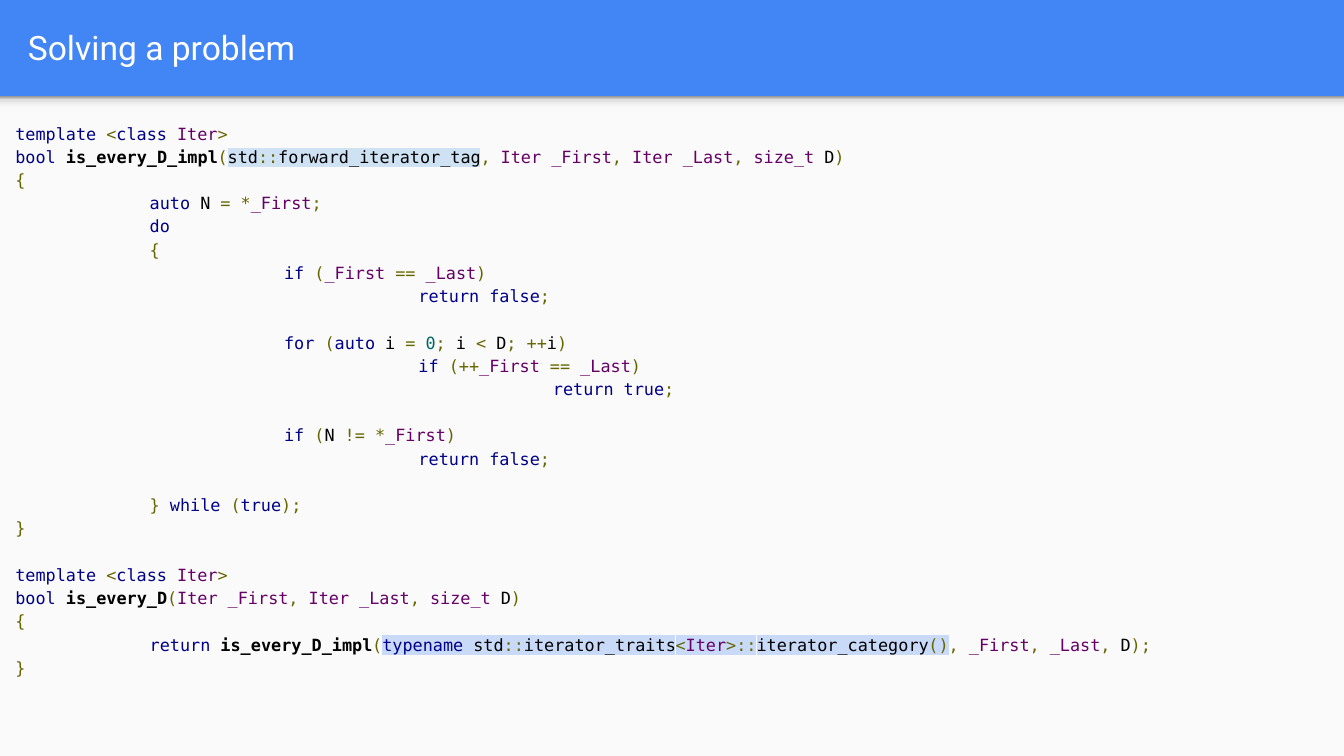
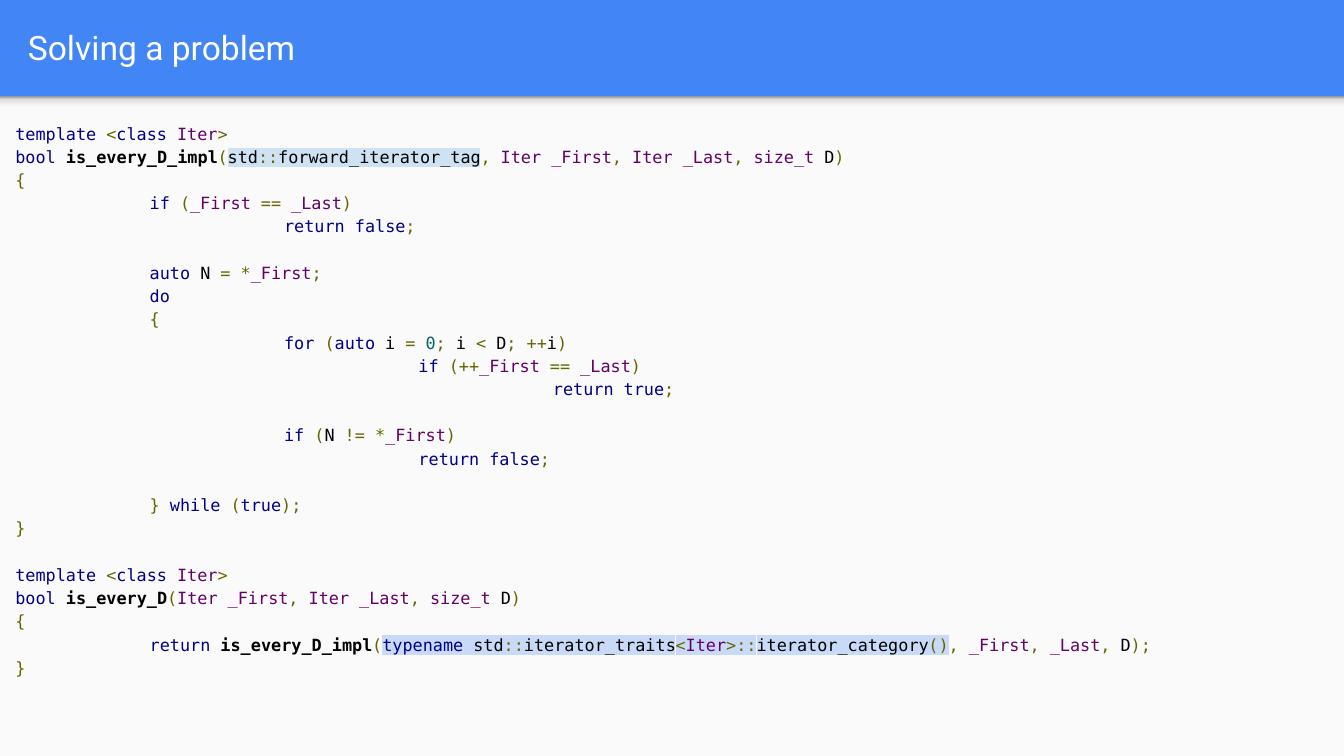
Before and after one commit to SofiaCPP/CppUserGroupSofia, a slide deck: slide 52 of Meeting 04 May 2016 Customizing STL Algorithms, containers and iterators/Using and expanding STL containers and algorithms.pptx. Drawn at 1344x756 pixels with LibreOffice and Linux fonts; fonts in the diff are those of the drawing. Boxes give left, top, right and bottom in pixels: in the first picture for what was removed or moved away, otherwise in the second. Text is boxed around its words. In the diff, an @@ line names an element or a change of style, - is before the commit and + after.

Commit message:
added C++17/Jacksonville presentations

```diff
--- a/Meeting 04 May 2016 Customizing STL Algorithms, containers and iterators/Using and expanding STL containers and algorithms.pptx
+++ b/Meeting 04 May 2016 Customizing STL Algorithms, containers and iterators/Using and expanding STL containers and algorithms.pptx
@@ text at <box>15,127,1151,655</box>: text changed @@
-template <class Iter>
-bool is_every_D_impl(std::forward_iterator_tag, Iter _First, Iter _Last, size_t D)
-{
-auto N = *_First;
-do
-{
-if (_First == _Last)
-return false;
-for (auto i = 0; i < D; ++i)
-if (++_First == _Last)
-return true;
-if (N != *_First)
-return false;
-} while (true);
-}
-template <class Iter>
-bool is_every_D(Iter _First, Iter _Last, size_t D)
-{
-return is_every_D_impl(typename std::iterator_traits<Iter>::iterator_category(), _First, _Last, D);
-}
+template <class Iter>
+bool is_every_D_impl(std::forward_iterator_tag, Iter _First, Iter _Last, size_t D)
+{
+if (_First == _Last)
+return false;
+auto N = *_First;
+do
+{
+for (auto i = 0; i < D; ++i)
+if (++_First == _Last)
+return true;
+if (N != *_First)
+return false;
+} while (true);
+}
+template <class Iter>
+bool is_every_D(Iter _First, Iter _Last, size_t D)
+{
+return is_every_D_impl(typename std::iterator_traits<Iter>::iterator_category(), _First, _Last, D);
+}
```
Also in this commit, not shown: 3 slides removed, 6 other files.
